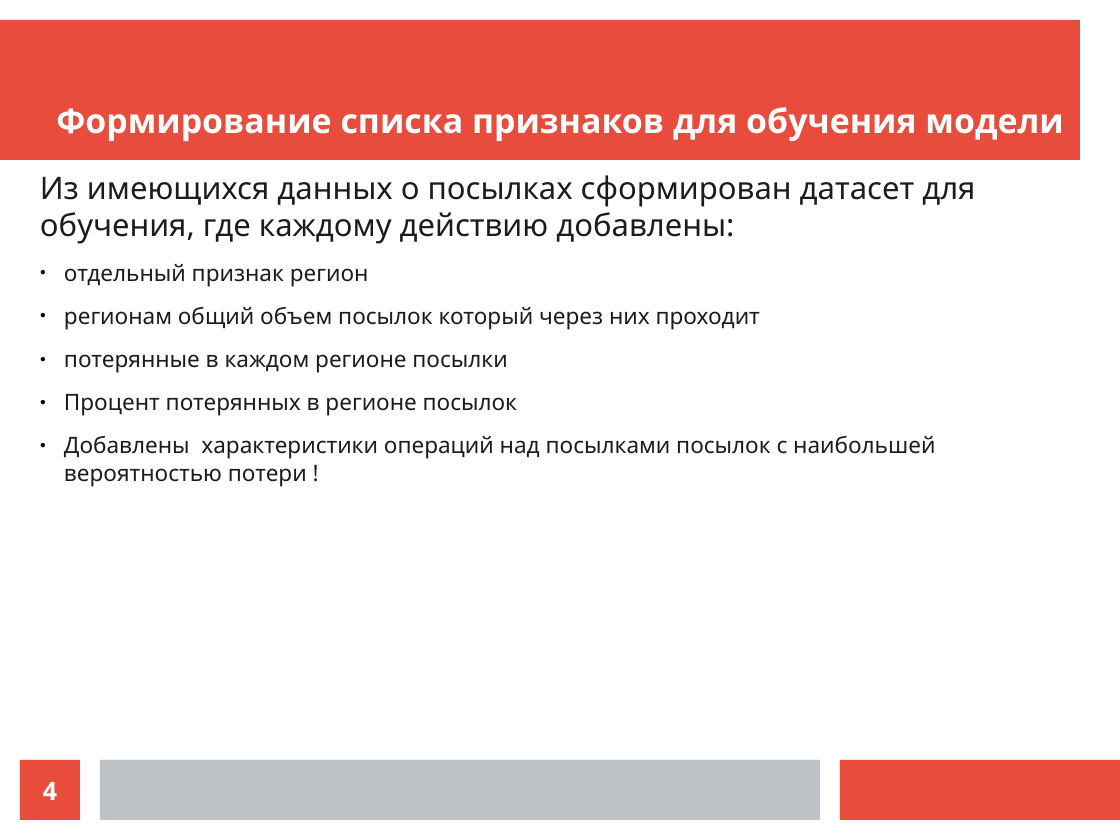
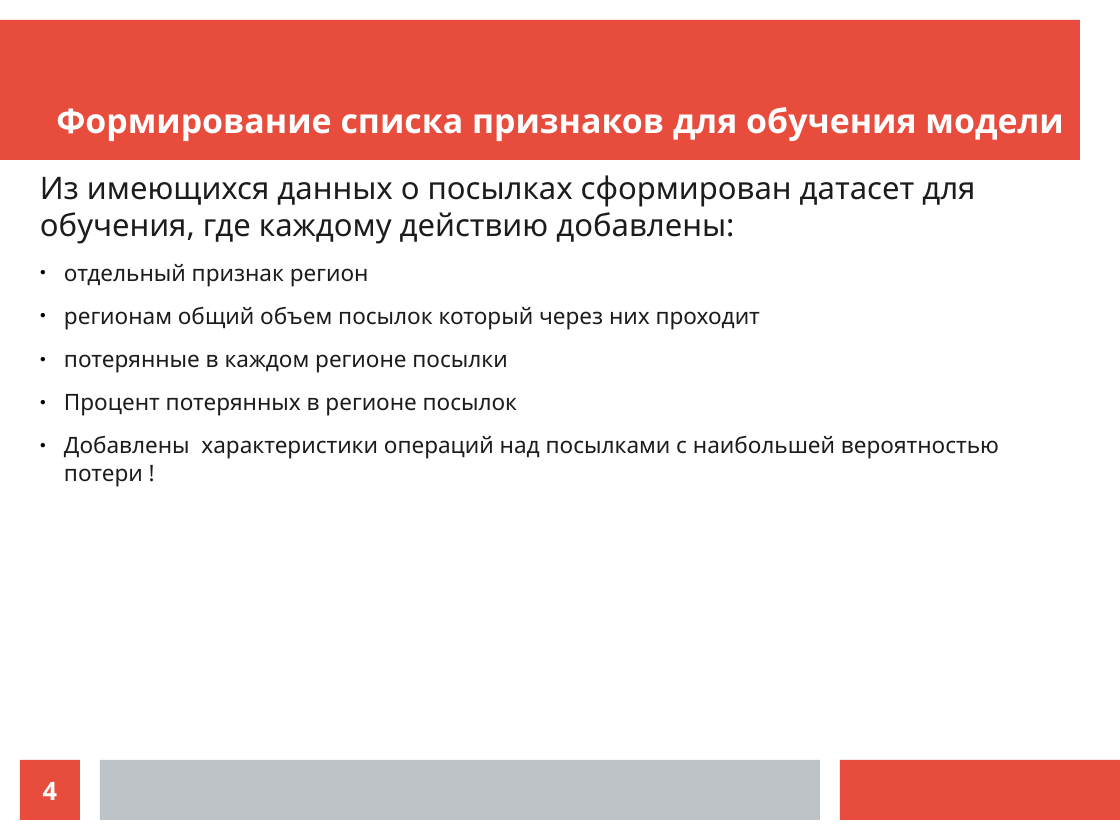
Before and after one commit to genalll/mlsport3, a slide deck: slide 4 of Преза.odp. Drawn at 1120x840 pixels with LibreOffice and Linux fonts; fonts in the diff are those of the drawing. Boxes give left, top, right and bottom in pixels: in the first picture for what was removed or moved away, otherwise in the second. Text is boxed around its words. In the diff, an @@ line names an element or a change of style, - is before the commit and + after.

```diff
--- a/Преза.odp
+++ b/Преза.odp
@@ text at [64,436,999,487]: text changed @@
-● Добавлены характеристики операций над посылками посылок с наибольшей вероятностью потери !
+● Добавлены характеристики операций над посылками с наибольшей вероятностью потери !
```
Also in this commit, not shown: 4 other slides changed, 7 other files.
